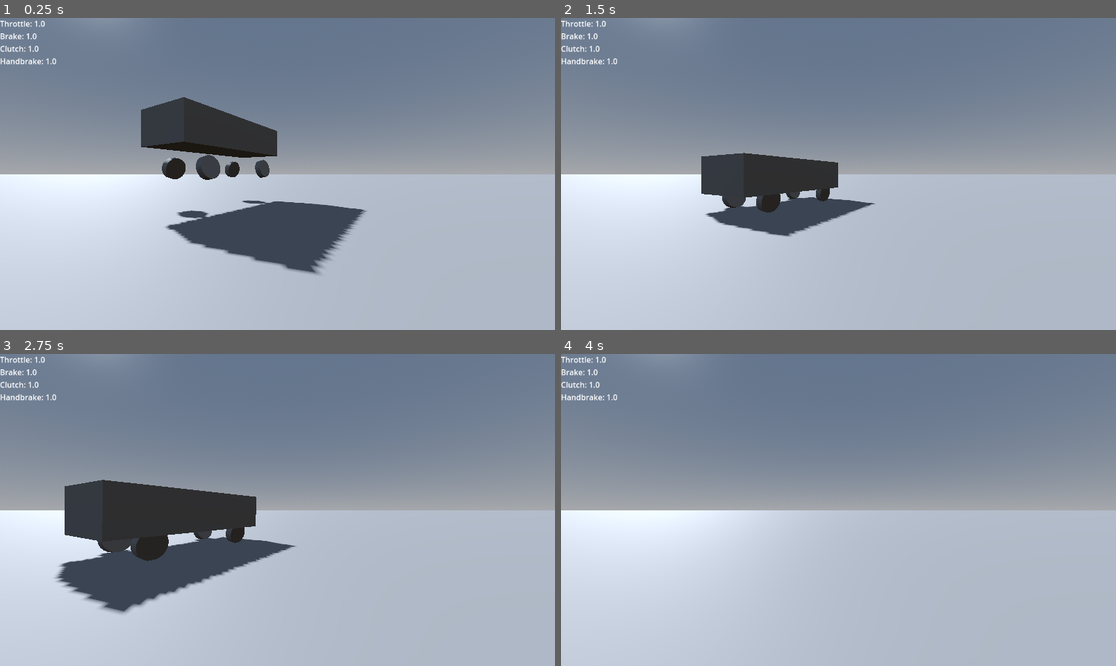
Above: before the commit, frames 1-4 (two rows, left to right).
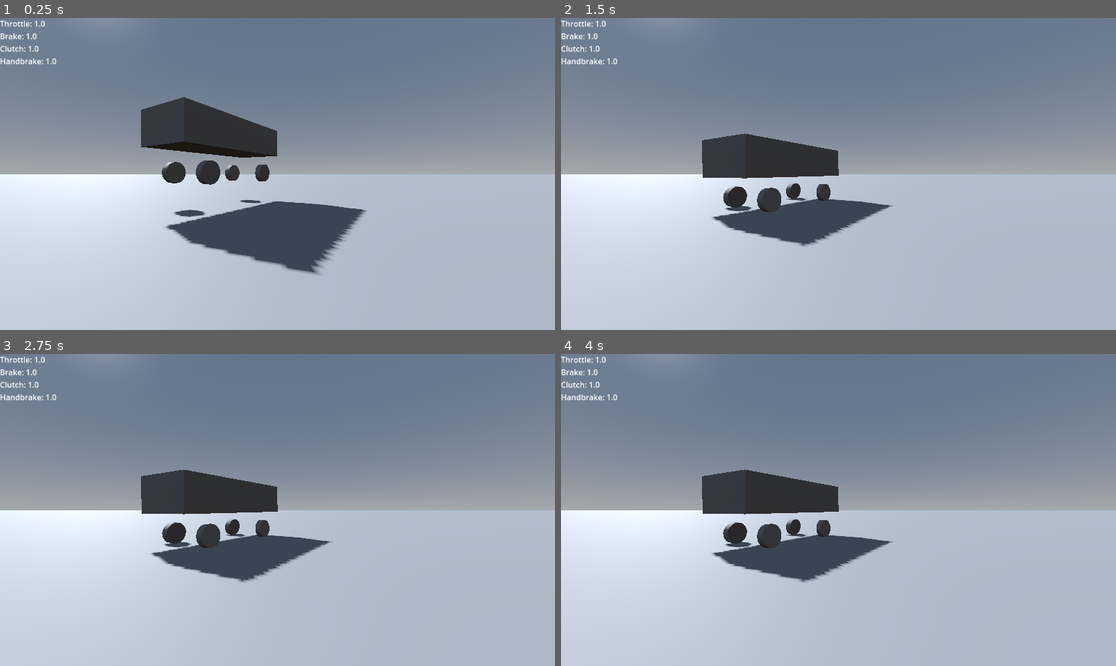
Above: after the commit, the same moments.

Repository: Dubbie/subi-vehicle
Game: Godot game, scene res://world/test/test_world.tscn
The game is run twice, just before and just after one commit, with the same random seed, the same clock (stepped at 60 frames per second) and the same inputs.
Inputs:
- Up to frame 1 (0.25 s): no input
- Up to frame 2 (1.5 s): hold Ctrl (clutch) 0.53-1.28 s; hold S (brake) from 1.28 s (still down); tap Ctrl (clutch) at 1.35 s
- Up to frame 3 (2.75 s): release S (brake) at 2.03 s; hold W (gas) from 2.03 s (still down); tap Ctrl (clutch) at 2.3 s
- Up to frame 4 (4 s): release W (gas) at 2.78 s; tap Ctrl (clutch) at 2.85 s; hold S (brake) from 3.53 s (still down); hold Ctrl (clutch) from 3.53 s (still down)

The runs differ from the first frame. In frame 1, 0.5% of the frame differs, in the area x 29-49%, y 43-65%; in frame 2, 3.6%; in frame 3, 10%, in the area x 9-60%, y 36-84%; in frame 4, 6.3%.

Commit message:
refactor wheel

Diff:
--- a/src/vehicle/controllers/vehicle_controller.gd
+++ b/src/vehicle/controllers/vehicle_controller.gd
@@ -29,12 +29,21 @@
 @export var ABS_Pump_Time: float = 0.02
 @export var ABS_Pump_Force: float = 25.0 # Rate of brake pressure change per second
 
+@export_group("Drivetrain")
+@export var clutch_grip_torque: float = 400.0
+@export var clutch_stability_factor: float = 0.5 # Corresponds to ClutchStable
+@export var driveshaft_inertia_factor: float = 150.0 # Corresponds to DSWeight
+@export var differential_lock_factor: float = 0.1
+@export var powered_wheels: Array[WheelController]
+
 # --- Internal Physics State (Class-Level Variables) ---
 var throttle: float = 0.0
 var rpm: float = 0.0
 var rpmforce: float = 0.0 # The net rotational acceleration on the engine (in RPM/sec)
 var gear: int = 0
 var limdel_timer: float = 0.0 # Timer for the rev limiter
+var drivetrain_resistance: float = 0.0 # Total resistance from wheels fed back to the engine.
+var clutch_engagement: float = 0.0
 
 var past_velocity := Vector3.ZERO
 var g_force := Vector3.ZERO
@@ -158,7 +167,17 @@
 	throttle = clamp(throttle, 0.0, 1.0)
 	pass
 
-func drivetrain(_torque_from_engine: float, _d: float):
-	# This method will use 'torque_from_engine' and can also access 'self.rpm'
-	# and 'self.rpmforce' to simulate the load from the wheels on the engine.
+# Replace your ENTIRE drivetrain() function in VehicleBody.gd with this one.
+
+func drivetrain(torque_from_engine: float, delta: float):
 	pass
+
+func get_final_gear_ratio() -> float:
+	# This needs to be connected to your future transmission logic.
+	# For now, we'll return a placeholder. Let's assume a final drive of 4.1.
+	# A value of 0 would cause a division by zero error.
+	var gear_ratio = 3.25 # 1st gear
+	var final_drive = 4.1
+	var ratio_mult = 9.5 # From original script
+	var total_ratio = gear_ratio * final_drive * ratio_mult
+	return total_ratio if total_ratio != 0 else 1.0
--- a/src/vehicle/controllers/wheel_controller.gd
+++ b/src/vehicle/controllers/wheel_controller.gd
@@ -33,6 +33,7 @@
 @export var suspension_damping: float = 3000.0 # Damping force in Ns/m
 @export var suspension_rebound_damping: float = 3500.0 # Damping during extension
 @export var suspension_max_travel: float = 0.3 # Max travel distance in meters
+@export var suspension_rest_length: float = 0.0
 
 @export_group("Brakes")
 @export var brake_torque: float = 4000.0 # Max braking torque in Newton-meters (Nm)
@@ -55,210 +56,230 @@
 @export var geometry_incline_free_zone: float = 0.2
 # The strength of the incline stiffness effect.
 @export var geometry_incline_impact_factor: float = 1.5
+
+@export var incline_area: float = 0.2
+
+@export var a_geometry_3: float = 0.0
+@export var a_geometry_4: float = 0.0
 #endregion
+
+var dist = 0.0
+var w_size = 1.0
+var w_size_read = 1.0
+var w_weight_read = 0.0
+var w_weight = 0.0
+var wv = 0.0
+var wv_ds = 0.0
+var wv_diff = 0.0
+var c_tp = 0.0
+var effectiveness = 0.0
+
+var angle = 0.0
+var snap = 0.0
+var absolute_wv = 0.0
+var absolute_wv_brake = 0.0
+var absolute_wv_diff = 0.0
+var output_wv = 0.0
+var offset = 0.0
+var c_p = 0.0
+var wheelpower = 0.0
+var wheelpower_global = 0.0
+var stress = 0.0
+var rolldist = 0.0
+var rd = 0.0
+var c_camber = 0.0
+var cambered = 0.0
+
+var rollvol = 0.0
+var sl = 0.0
+var skvol = 0.0
+var skvol_d = 0.0
+var velocity = Vector3(0, 0, 0)
+var velocity2 = Vector3(0, 0, 0)
+var compress = 0.0
+var compensate = 0.0
+var axle_position = 0.0
+
+var heat_rate = 1.0
+var wear_rate = 1.0
+
+var ground_bump = 0.0
+var ground_bump_up = false
+var ground_bump_frequency = 0.0
+var ground_bump_frequency_random = 1.0
+var ground_bump_height = 0.0
+
+var ground_friction = 1.0
+var ground_stiffness = 1.0
+var fore_friction = 0.0
+var fore_stiffness = 0.0
+var drag = 0.0
+var ground_builduprate = 0.0
+var ground_dirt = false
+var hitposition = Vector3(0, 0, 0)
+
+var cache_tyrestiffness = 0.0
+var cache_friction_action = 0.0
+
+var directional_force = Vector3(0, 0, 0)
+var slip_perc = Vector2(0, 0)
+var slip_perc2 = 0.0
+var slip_percpre = 0.0
+
+var velocity_last = Vector3(0, 0, 0)
+var velocity2_last = Vector3(0, 0, 0)
 
 # --- Node References ---
 @onready var car: VehicleBody = get_owner()
 @onready var camber_node: Marker3D = $Animation/Camber
 @onready var wheel_marker: Marker3D = $Animation/Camber/Wheel # A direct reference to the visual mesh
 
-# --- Internal State Variables ---
-var wheel_radius: float = 0.3
-var wheel_angular_velocity: float = 0.0
-var suspension_force: float = 0.0
-var last_suspension_compression: float = 0.0
-var hit_position: Vector3 = Vector3.ZERO
-var dynamic_camber_degrees: float = 0.0
-var axle_y_position: float = 0.0
-
-func _ready():
-	var sidewall_height_mm = tyre_width_mm * (tyre_aspect_ratio / 100.0)
-	var rim_diameter_mm = rim_diameter_inches * 25.4
-	var total_diameter_mm = (sidewall_height_mm * 2.0) + rim_diameter_mm
-	wheel_radius = total_diameter_mm / 2000.0
-
-	target_position.y = - (wheel_radius + suspension_max_travel)
+@onready var animation_node: Marker3D = $Animation
+@onready var geometry_node: Marker3D = $Geometry
+@onready var velocity_node: Marker3D = $Velocity
+@onready var velocity_step_node: Marker3D = $Velocity/Step
+@onready var velocity_2_node: Marker3D = $Velocity2
+@onready var velocity_2_step_node: Marker3D = $Velocity2/Step
+
+func _ready() -> void:
+	c_tp = tyre_pressure_psi
+
+	w_size = _calculate_wheel_size()
 	add_exception(car)
 
-
-func _physics_process(delta: float):
-	force_raycast_update()
+func power() -> void:
+	pass
+
+func diffs() -> void:
+	pass
+
+func sway() -> void:
+	pass
+
+func _physics_process(delta: float) -> void:
+	var translation = position
+	var cast_to = target_position
+	var global_translation = global_position
+	var last_translation = position
+
+	# Rotate the wheel, then reset translation
+	translation = last_translation
+
+	c_camber = camber_degrees + caster_degrees * rotation.y * float(translation.x > 0.0) - caster_degrees * rotation.y * float(translation.x < 0.0)
+
+	directional_force = Vector3.ZERO
+
+	$Velocity.position = Vector3.ZERO
+	$Velocity2.global_position = geometry_node.global_position
+
+	velocity_step_node.global_position = velocity_last
+	velocity_2_step_node.global_position = velocity2_last
+	velocity_last = velocity_node.global_position
+	velocity2_last = velocity_2_node.global_position
+
+	velocity = - velocity_step_node.position / delta
+	velocity2 = - velocity_2_step_node.position / delta
+
+	velocity_node.rotation = Vector3.ZERO
+	velocity_2_node.rotation = Vector3.ZERO
+
+	# Variables
+	var elasticity = suspension_stiffness
+	var damping = suspension_damping
+	var damping_rebound = suspension_rebound_damping
+
+	# Swaybar setup, modify suspension values based on it later
+
+	if elasticity < 0.0:
+		elasticity = 0.0
+
+	if damping < 0.0:
+		damping = 0.0
+
+	if damping_rebound < 0.0:
+		damping_rebound = 0.0
 
 	if is_colliding():
-		hit_position = get_collision_point()
-		_update_visuals_and_geometry(delta, true)
-
-		suspension_force = _calculate_suspension_force(delta)
-		car.apply_force(global_transform.basis.y * suspension_force, position)
-
-		# --- Brake Torque Application ---
-		# This part remains simple for now. We will integrate engine torque later.
-		var brake_application = (car.brakeline * brake_bias) + (car.pedal_controller.get_handbrake() * handbrake_bias)
-		var brake_force = brake_torque * clamp(brake_application, 0.0, 1.0)
-		var wheel_inertia = 0.5 * pow(wheel_radius, 2) * wheel_mass_kg
-		if wheel_inertia > 0:
-			var angular_acceleration = - brake_force / wheel_inertia
-			wheel_angular_velocity += angular_acceleration * delta
-
-		# --- NEW: Call the dedicated friction function ---
-		_calculate_and_apply_friction_forces(delta, suspension_force)
-
+		var suspforce = _calculate_suspension(elasticity, damping, damping_rebound, velocity.y, abs(cast_to.y), global_translation, get_collision_point())
+		compress = suspforce
+
+	# Force
+	if is_colliding():
+		hitposition = get_collision_point()
+		directional_force.y = _calculate_suspension(elasticity, damping, damping_rebound, velocity.y, abs(cast_to.y), global_translation, get_collision_point())
 	else:
-		_update_visuals_and_geometry(delta, false)
-
-func _calculate_suspension_force(delta: float) -> float:
-	if not is_colliding() or delta == 0:
-		last_suspension_compression = 0.0
-		return 0.0
-
-	var ray_length = global_position.distance_to(hit_position)
-	var local_ground_vel = global_transform.basis.transposed() * (car.linear_velocity + car.angular_velocity.cross(position))
-
-	# --- Incline Calculation (Translated from original) ---
-	var car_up_vector = global_transform.basis.y
-	var surface_normal = get_collision_normal()
-	var incline_factor = (surface_normal - car_up_vector).length()
-
-	if geometry_incline_free_zone < 1.0:
-		incline_factor = (incline_factor - geometry_incline_free_zone) / (1.0 - geometry_incline_free_zone)
-
-	incline_factor = clamp(incline_factor * geometry_incline_impact_factor, 0.0, 1.0)
-
-	# --- Compression and Bottom-Out (Translated from original) ---
-	var full_travel_dist = wheel_radius + suspension_max_travel
-	var compressed_dist = full_travel_dist - ray_length
-	var bottom_out_dist = compressed_dist - suspension_max_travel
-
-	if compressed_dist < 0: compressed_dist = 0.0
-	if bottom_out_dist < 0: bottom_out_dist = 0.0
-
-	# --- Dynamic Stiffness/Damping (Translated from original) ---
-	# On steep inclines, the spring and damper get much stiffer to support the car's weight.
-	var bottom_out_stiffness = car.mass * 20.0 # A very high value
-	var effective_stiffness = lerp(suspension_stiffness, bottom_out_stiffness, incline_factor)
-
-	var damping_to_use = suspension_rebound_damping if local_ground_vel.y > 0 else suspension_damping
-	var effective_damping = lerp(damping_to_use, car.mass * 2.0, incline_factor)
-
-	# --- Final Force Calculation (Translated from original) ---
-	var spring_force = compressed_dist * effective_stiffness
-	var damping_force = local_ground_vel.y * effective_damping
-
-	var final_force = spring_force - damping_force
-
-	# Add extra bottom-out force if suspension travel is exceeded.
-	if bottom_out_dist > 0:
-		final_force += bottom_out_dist * (bottom_out_stiffness * 2.0)
-		final_force -= local_ground_vel.y * (car.mass * 2.0)
-
-	if final_force < 0:
-		final_force = 0.0
-
-	# Store the current compression for the next frame's damping calculation.
-	last_suspension_compression = compressed_dist
-
-	return final_force
-
-
-func _update_visuals_and_geometry(delta: float, on_ground: bool):
-	# First, always rotate the wheel mesh.
-	wheel_marker.rotate_x(wheel_angular_velocity * delta)
-
-	if on_ground:
-		# --- ON GROUND LOGIC ---
-		var desired_world_position = hit_position + (global_transform.basis.y * wheel_radius)
-		wheel_marker.global_position = desired_world_position
-	else:
-		# --- IN AIR LOGIC ---
-		var desired_world_position = global_position + (global_transform.basis.y * target_position.y)
-		wheel_marker.global_position = desired_world_position
-
-	# --- DYNAMIC GEOMETRY (Translated from original) ---
-	# This section calculates the dynamic camber and tuck-in based on the wheel's vertical position.
-	axle_y_position = wheel_marker.position.y
-
-	# Calculate camber gain (`g` from original)
-	var g = (axle_y_position + geometry_horizontal_tuck) / (abs(position.x) + geometry_pivot_offset + 1.0)
-	g /= abs(g) + 1.0 # This is a form of atan-like normalization
-	dynamic_camber_degrees = (g * 90.0) - geometry_camber_offset_degrees
-
-	# Calculate horizontal tuck-in (`inned` from original)
-	var total_dynamic_camber = abs(dynamic_camber_degrees) + geometry_camber_offset_degrees
-	var inned_factor = (total_dynamic_camber / 90.0)
-	inned_factor *= inned_factor - (geometry_camber_offset_degrees / 90.0)
-
-	# Apply the geometry changes to the visual mesh and its parent nodes.
-	# We use the parent `Camber` node to apply the total camber angle.
-	var total_camber_rads = deg_to_rad(camber_degrees + (dynamic_camber_degrees * geometry_camber_gain_factor))
-
-	# The tuck-in is applied to the parent of the camber node.
-	var animation_node = camber_node.get_parent()
-	animation_node.position.x = - inned_factor * abs(position.x)
-
-	# Ensure rotation is applied correctly based on which side of the car it's on
-	camber_node.rotation.z = total_camber_rads * -sign(position.x)
-
-func _calculate_and_apply_friction_forces(delta: float, susp_force: float):
-	if susp_force <= 0: return
-
-	# 1. Calculate Available Grip (Translated from `grip` variable)
-	# Grip is directly proportional to the suspension force (normal load).
-	var available_grip = susp_force * compound_grip_factor
-
-	# 2. Get Velocities (Replaces the `velocity` and `velocity2` tracker nodes)
-	# We get the velocity of the ground at the contact patch, in the wheel's local space.
-	var ground_velocity_world = car.linear_velocity + car.angular_velocity.cross(position - car.global_position)
-	var ground_velocity_local = global_transform.basis.transposed() * ground_velocity_world
-
-	# The velocity of the tyre's surface due to its rotation.
-	var surface_speed = wheel_angular_velocity * wheel_radius
-
-	# 3. Calculate Slip Velocities (Translated from `distx` and `disty`)
-	# This is the difference between how fast the tyre surface is moving and how fast the ground is.
-	var slip_velocity_longitudinal = surface_speed - ground_velocity_local.z
-	var slip_velocity_lateral = - ground_velocity_local.x # Lateral is along the wheel's X-axis
-
-	# 4. Calculate Slip Ratio (Translated from `slip` variable)
-	# This is a normalized value of the total slip.
-	var slip_velocity_total = Vector2(slip_velocity_lateral, slip_velocity_longitudinal).length()
-	var slip_ratio = slip_velocity_total / available_grip
-
-	# Apply falloff curve (Translated from `slip /= slip * ground_builduprate + 1.0`)
-	slip_ratio /= (slip_ratio * friction_slip_falloff) + 1.0
-
-	# Apply traction factor (Translated from `slip -= CompoundSettings["TractionFactor"]`)
-	slip_ratio -= friction_traction_factor
-	slip_ratio = max(slip_ratio, 0.0)
-
-	# 5. Calculate Raw Forces (Translated from `forcex` and `forcey`)
-	# The force is the slip velocity, but it's clamped by the slip ratio.
-	# A slip_ratio of 0 means perfect grip; no sliding, so full force is applied.
-	# A slip_ratio of >0 means sliding; the force is reduced.
-	var force_y = - slip_velocity_longitudinal / (slip_ratio + 1.0)
-	var force_x = - slip_velocity_lateral / (slip_ratio + 1.0)
-
-	# 6. Apply Force Rigidity (Translated from the smoothing/rigidity block)
-	# This is a non-linear effect that makes the tyre feel 'stiffer' or 'sharper'.
-	var rigidity = friction_force_rigidity
-	var inv_rigidity = 1.0 - rigidity
-
-	var force_x_abs_norm = min(abs(force_x), 1.0)
-	var smooth_x = force_x_abs_norm * force_x_abs_norm # Squaring it creates a curve
-	force_x /= (smooth_x * rigidity) + inv_rigidity
-
-	var force_y_abs_norm = min(abs(force_y), 1.0)
-	# The original script had a different curve for longitudinal force
-	var smooth_y = force_y_abs_norm * 1.0
-	force_y /= (smooth_y * rigidity) + inv_rigidity
-
-	# 7. Apply Final Forces to the Car Body
-	var friction_force_local = Vector3(force_x, 0, force_y)
-	car.apply_force(global_transform.basis * friction_force_local, position)
-
-	# 8. Apply Resistive Torque back to the Wheel
-	# The ground pushing back on the tyre creates a torque that opposes its spin.
-	var friction_torque = force_y * wheel_radius
-	var wheel_inertia = 0.5 * pow(wheel_radius, 2) * wheel_mass_kg
-	if wheel_inertia > 0:
-		var angular_accel_from_friction = friction_torque / wheel_inertia
-		wheel_angular_velocity += angular_accel_from_friction * delta
+		geometry_node.position = cast_to
+
+	geometry_node.position.y += w_size
+
+	var inned = (abs(cambered) + a_geometry_4) / 90.0
+
+	inned *= inned - a_geometry_4 / 90.0
+
+	geometry_node.position.x = - inned * translation.x
+
+	camber_node.rotation.z = - (deg_to_rad(-c_camber * float(translation.x < 0.0) + c_camber * float(translation.x > 0.0)) - deg_to_rad(-cambered * float(translation.x < 0.0) + cambered * float(translation.x > 0.0)) * geometry_camber_gain_factor)
+
+	var g
+
+	axle_position = geometry_node.position.y
+
+	g = (geometry_node.position.y + (abs(cast_to.y) - geometry_horizontal_tuck)) / (abs(translation.x) + a_geometry_3 + 1.0)
+	g /= abs(g) + 1.0
+	cambered = (g * 90.0) - a_geometry_4
+
+	animation_node.position = geometry_node.position
+
+	car.apply_force((velocity_2_node.global_transform.basis.orthonormalized() * Vector3.UP) * directional_force.y, hitposition - car.global_transform.origin)
+
+func align_axis_to_vector(xform: Transform3D, norm: Vector3) -> Transform3D:
+	if norm == Vector3.ZERO: return xform # Safety check
+
+	xform.basis.y = norm
+	# Rebuild the X and Z axes to be perpendicular to the new Y-axis (the normal)
+	# and to each other. This is a robust way to prevent the matrix from becoming invalid.
+	xform.basis.x = xform.basis.z.cross(norm).normalized()
+	xform.basis.z = xform.basis.x.cross(norm).normalized()
+	return xform
+
+
+func _calculate_wheel_size() -> float:
+	return ((abs(int(tyre_width_mm)) * ((abs(int(tyre_aspect_ratio)) * 2.0) / 100.0) + abs(int(rim_diameter_inches)) * 25.4) * 0.001) / 2.0
+
+func _calculate_suspension(elasticity: float, damping: float, damping_rebound: float, linearz: float, g_range: float, located: Vector3, hit_located: Vector3) -> float:
+	# This function is unchanged from the previous, metric-corrected version.
+	# It correctly uses lerp for dynamic stiffness and handles bottoming out.
+	geometry_node.global_position = hit_located
+
+	velocity_node.global_transform = align_axis_to_vector(velocity_node.global_transform, get_collision_normal())
+	velocity_2_node.global_transform = align_axis_to_vector(velocity_2_node.global_transform, get_collision_normal())
+
+	var incline = (get_collision_normal() - global_transform.basis.y).length()
+	incline = (incline - geometry_incline_free_zone) / (1.0 - geometry_incline_free_zone) if geometry_incline_free_zone < 1.0 else 0.0
+	incline = clamp(incline * geometry_incline_impact_factor, 0.0, 1.0)
+
+	if geometry_node.position.y > -g_range + suspension_max_travel * (1.0 - incline):
+		geometry_node.position.y = - g_range + suspension_max_travel * (1.0 - incline)
+
+	var compressed = g_range - located.distance_to(hit_located)
+	var bottom_out_compression = compressed - suspension_max_travel
+	var spring_compression = compressed - suspension_rest_length
+	if spring_compression < 0.0: spring_compression = 0.0
+	if bottom_out_compression < 0.0: bottom_out_compression = 0.0
+
+	var bottom_out_stiffness = car.mass * 20.0
+	var bottom_out_damping = car.mass * 2.0
+	var effective_stiffness = lerp(elasticity, bottom_out_stiffness, incline)
+	var damping_to_use = damping if linearz < 0 else damping_rebound
+	var effective_damping = lerp(damping_to_use, bottom_out_damping, incline)
+
+	var suspforce = spring_compression * effective_stiffness
+	if bottom_out_compression > 0.0:
+		suspforce += bottom_out_compression * (bottom_out_stiffness * 2.0)
+		suspforce -= linearz * bottom_out_damping
+
+	suspforce -= linearz * effective_damping
+
+	rd = compressed
+	if suspforce < 0.0: suspforce = 0.0
+	return suspforce
--- a/vehicles/_base/base_vehicle.tscn
+++ b/vehicles/_base/base_vehicle.tscn
@@ -15,7 +15,7 @@
 [sub_resource type="BoxMesh" id="BoxMesh_6w078"]
 size = Vector3(1.8, 1, 4.2)
 
-[node name="BaseVehicle" type="RigidBody3D" node_paths=PackedStringArray("pedal_controller")]
+[node name="BaseVehicle" type="RigidBody3D" node_paths=PackedStringArray("pedal_controller", "powered_wheels")]
 script = ExtResource("1_v55up")
 pedal_controller = NodePath("Components/PedalController")
 Weight = 1260.0
@@ -25,6 +25,7 @@
 DeadRPM = 400.0
 RevSpeed = 15000.0
 EngineDrag = 0.8
+powered_wheels = [NodePath("Wheels/WheelRL"), NodePath("Wheels/WheelRR")]
 
 [node name="Components" type="Node" parent="."]
 
--- a/vehicles/_base/base_wheel.tscn
+++ b/vehicles/_base/base_wheel.tscn
@@ -12,3 +12,11 @@
 [node name="Camber" type="Marker3D" parent="Animation"]
 
 [node name="Wheel" type="Marker3D" parent="Animation/Camber"]
+
+[node name="Velocity" type="Marker3D" parent="."]
+
+[node name="Step" type="Marker3D" parent="Velocity"]
+
+[node name="Velocity2" type="Marker3D" parent="."]
+
+[node name="Step" type="Marker3D" parent="Velocity2"]
